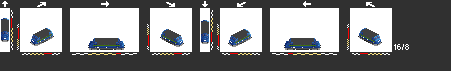
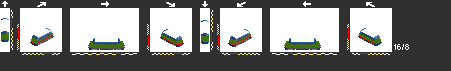
Layers edited between the first and the second 451x71 image:
added layer "sb1" above "ohj1" over [1, 19, 381, 48]
hid "ohj1" over [1, 19, 381, 50]
